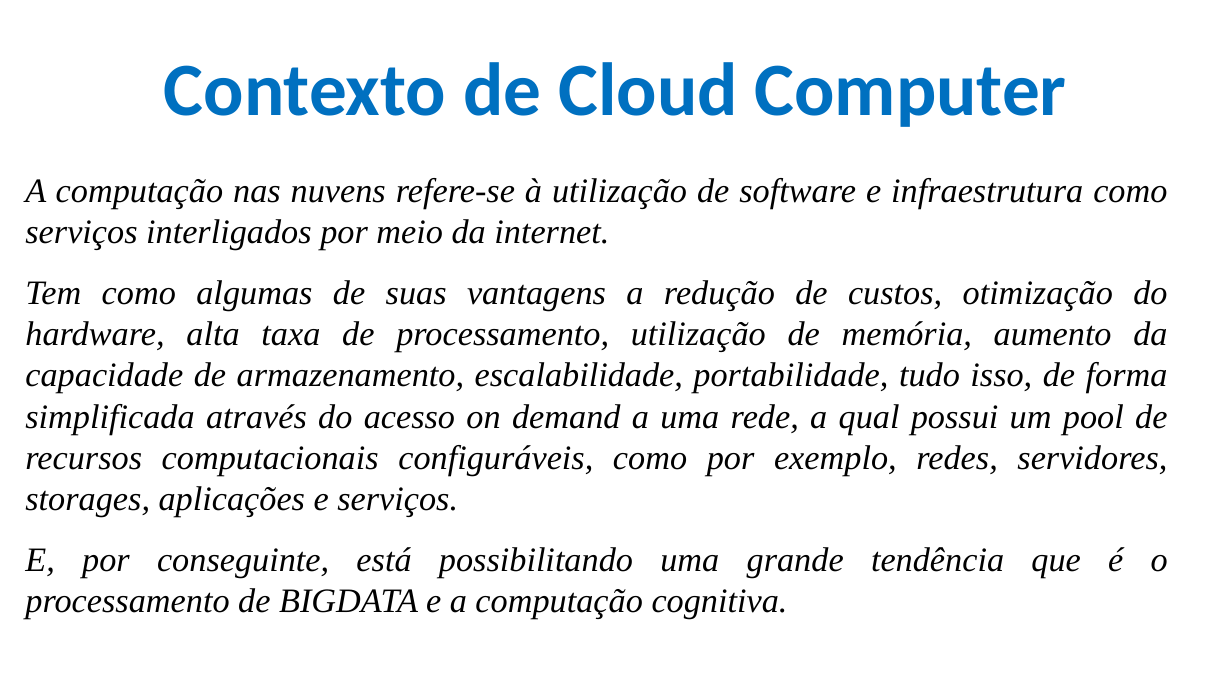
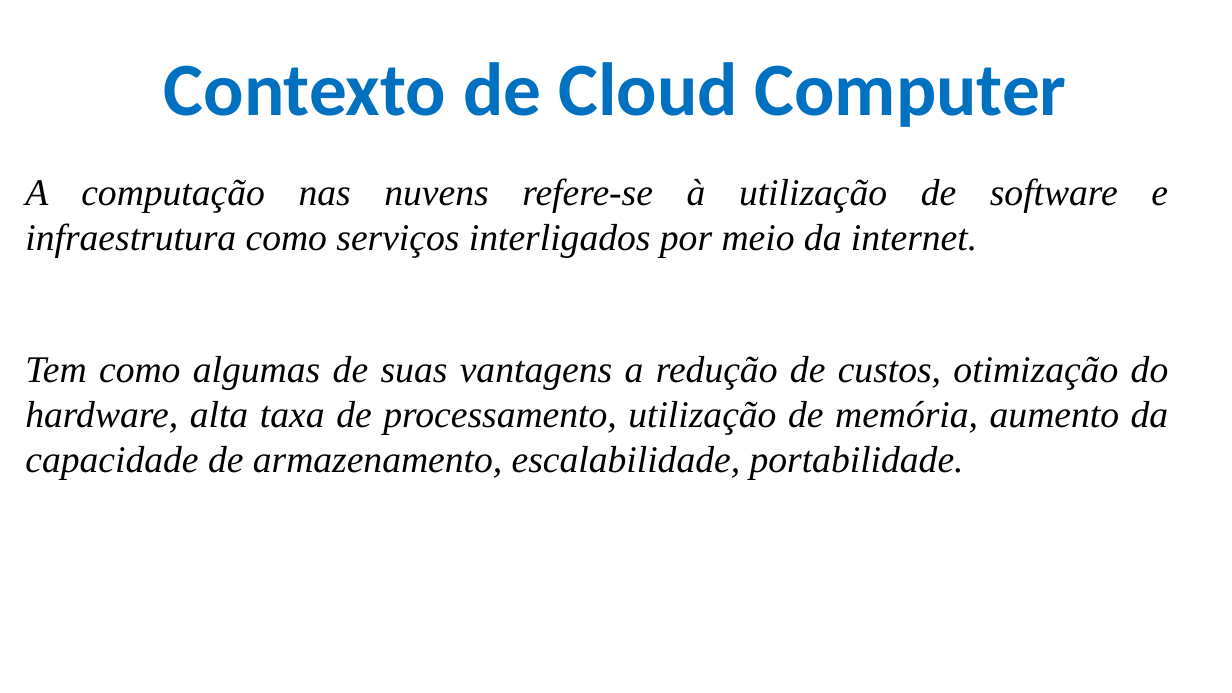
Before and after one commit to CloudEducationBrazil/WydenComputacaoNuvemWebServicesLinux, a slide deck: slide 3 of 01 Classes/Aula 01 - Computação em Nuvem e Web Services em Linux.pptx. Drawn at 1232x693 pixels with LibreOffice and Linux fonts; fonts in the diff are those of the drawing; background and template pictures are left out. Boxes give left, top, right and bottom in pixels: in the first picture for what was removed or moved away, otherwise in the second. Text is boxed around its words. In the diff, an @@ line names an element or a change of style, - is before the commit and + after.

Commit message:
Aula 01 Cloud Computer + Atividades

```diff
--- a/01 Classes/Aula 01 - Computação em Nuvem e Web Services em Linux.pptx
+++ b/01 Classes/Aula 01 - Computação em Nuvem e Web Services em Linux.pptx
@@ text at [25, 178, 1168, 258]: size 20 to 22 pt in "A computação nas nuvens refere-se à utilização ..." @@
@@ text at [25, 356, 1169, 480]: text changed; size 20 to 22 pt @@
-Tem como algumas de suas vantagens a redução de custos, otimização do hardware, alta taxa de processamento, utilização de memória, aumento da capacidade de armazenamento, escalabilidade, portabilidade, tudo isso, de forma simplificada através do acesso on demand a uma rede, a qual possui um pool de recursos computacionais configuráveis, como por exemplo, redes, servidores, storages, aplicações e serviços.
-E, por conseguinte, está possibilitando uma grande tendência que é o processamento de BIGDATA e a computação cognitiva.
+Tem como algumas de suas vantagens a redução de custos, otimização do hardware, alta taxa de processamento, utilização de memória, aumento da capacidade de armazenamento, escalabilidade, portabilidade.
```
Also in this commit, not shown: 5 other slides changed, 1 slide added.
